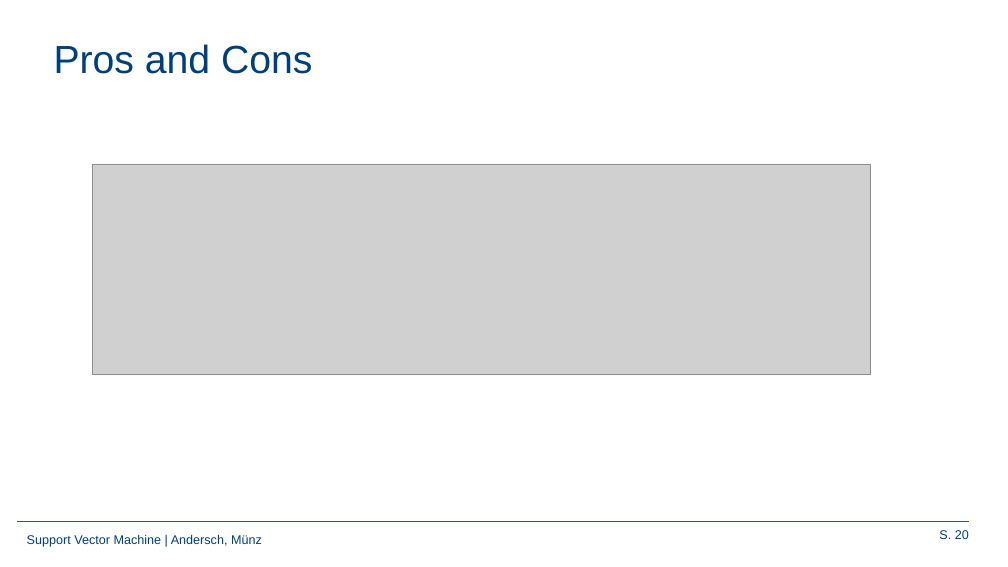
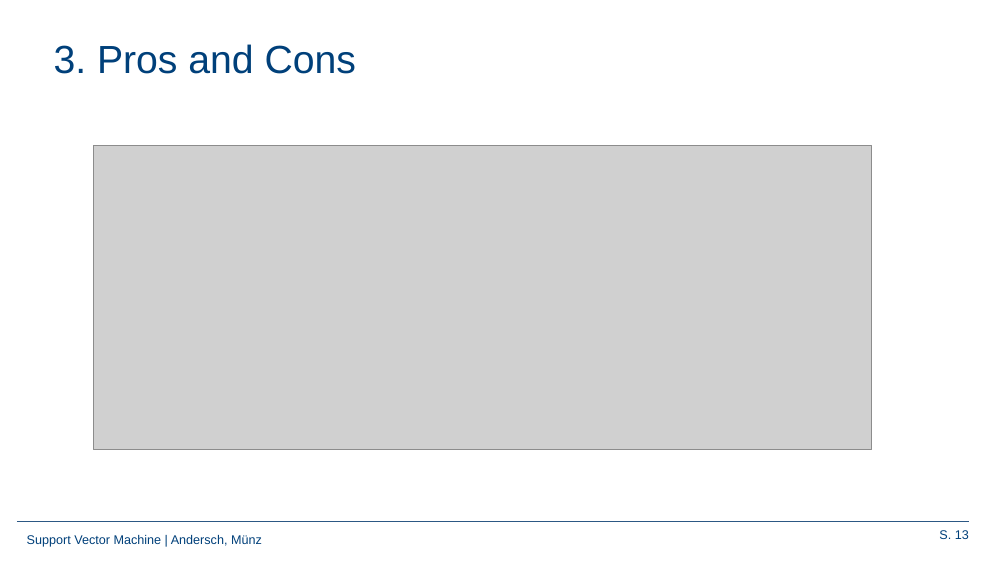
Before and after one commit to Frandersch/Statistical-Machine-Learning, a slide deck: slide 13 of Präsentation/Support Vector Machines.pptx (slide 20 before the commit). Drawn at 1008x567 pixels with LibreOffice and Linux fonts; fonts in the diff are those of the drawing; grey boxes stand for pictures; background and template pictures are left out. Boxes give left, top, right and bottom in pixels: in the first picture for what was removed or moved away, otherwise in the second. Text is boxed around its words. In the diff, an @@ line names an element or a change of style, - is before the commit and + after.

```diff
--- a/Präsentation/Support Vector Machines.pptx
+++ b/Präsentation/Support Vector Machines.pptx
@@ title at box(54, 44, 356, 74): text changed @@
-Pros and Cons
+3. Pros and Cons
@@ picture: place and size @@
-picture at box(93, 164, 871, 374)
+picture at box(94, 145, 872, 450)
@@ page number at box(939, 530, 969, 539): text changed @@
-S. 20
+S. 13
```
Also in this commit, not shown: 13 other slides changed, 4 slides added, 6 slides removed.
